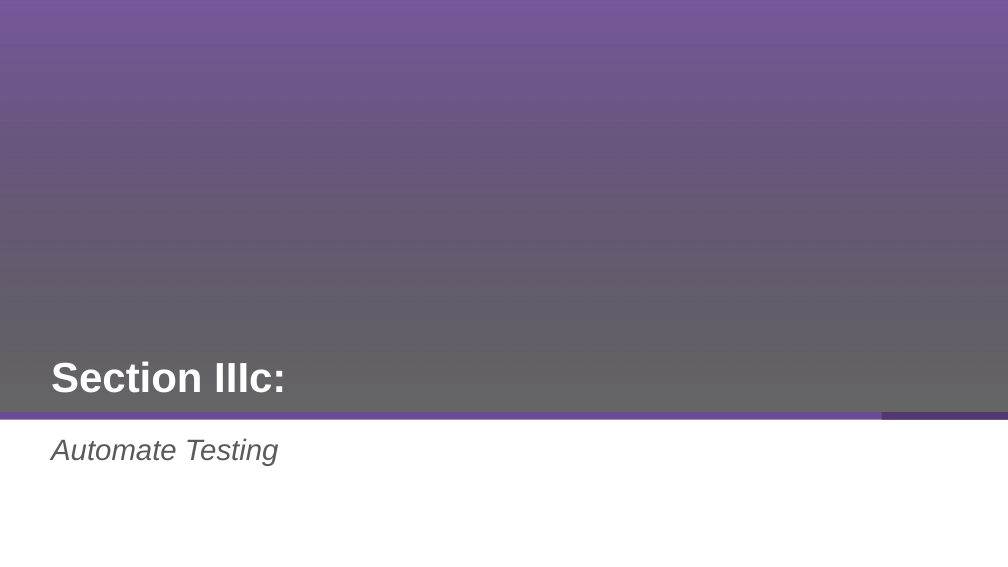
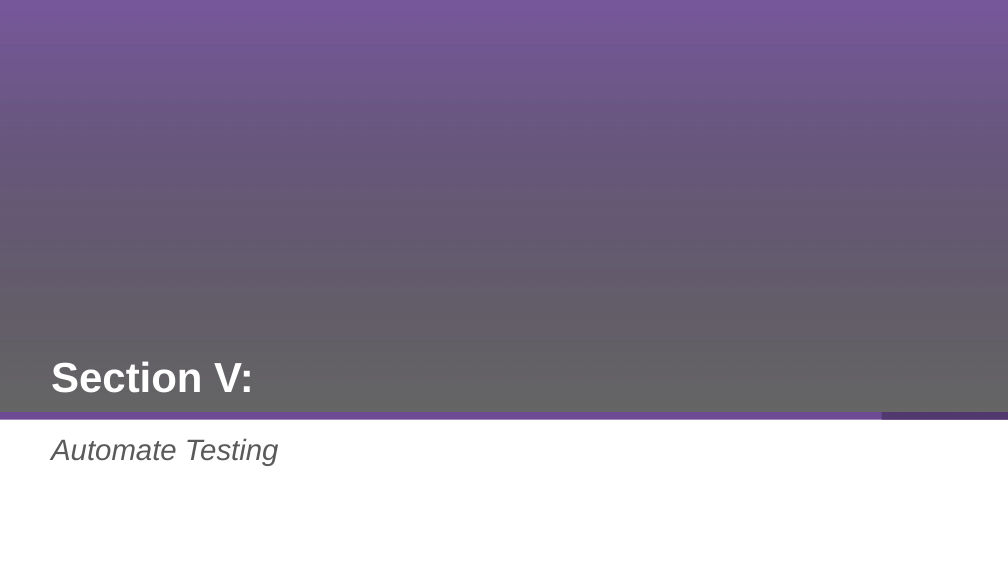
Before and after one commit to McQuitty-Broadcom/Zowe-DevOps-Example, a slide deck: slide 51 of .workshop/DevOps-Workshop.pptx (slide 52 before the commit). Drawn at 1008x567 pixels with LibreOffice and Linux fonts; fonts in the diff are those of the drawing; background and template pictures are left out. Boxes give left, top, right and bottom in pixels: in the first picture for what was removed or moved away, otherwise in the second. Text is boxed around its words. In the diff, an @@ line names an element or a change of style, - is before the commit and + after.

```diff
--- a/.workshop/DevOps-Workshop.pptx
+++ b/.workshop/DevOps-Workshop.pptx
@@ title at <box>51,361,254,393</box>: text changed @@
-Section IIIc:
+Section V:
```
Also in this commit, not shown: 6 other slides changed, 1 slide removed.
